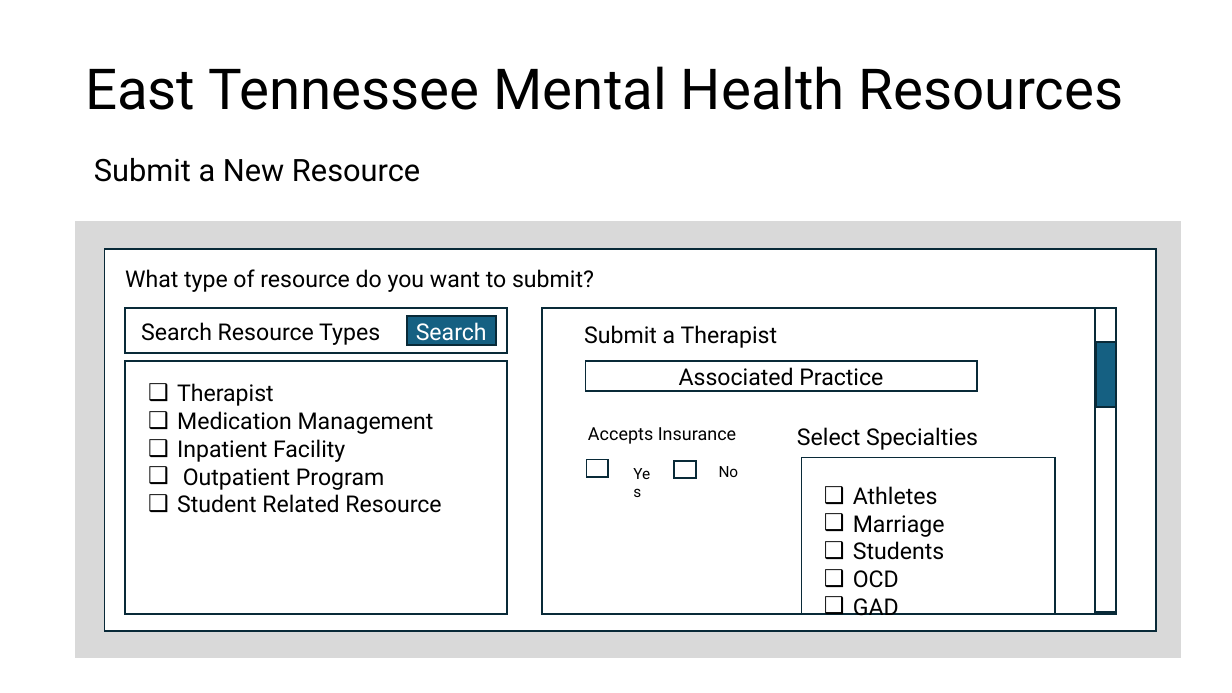
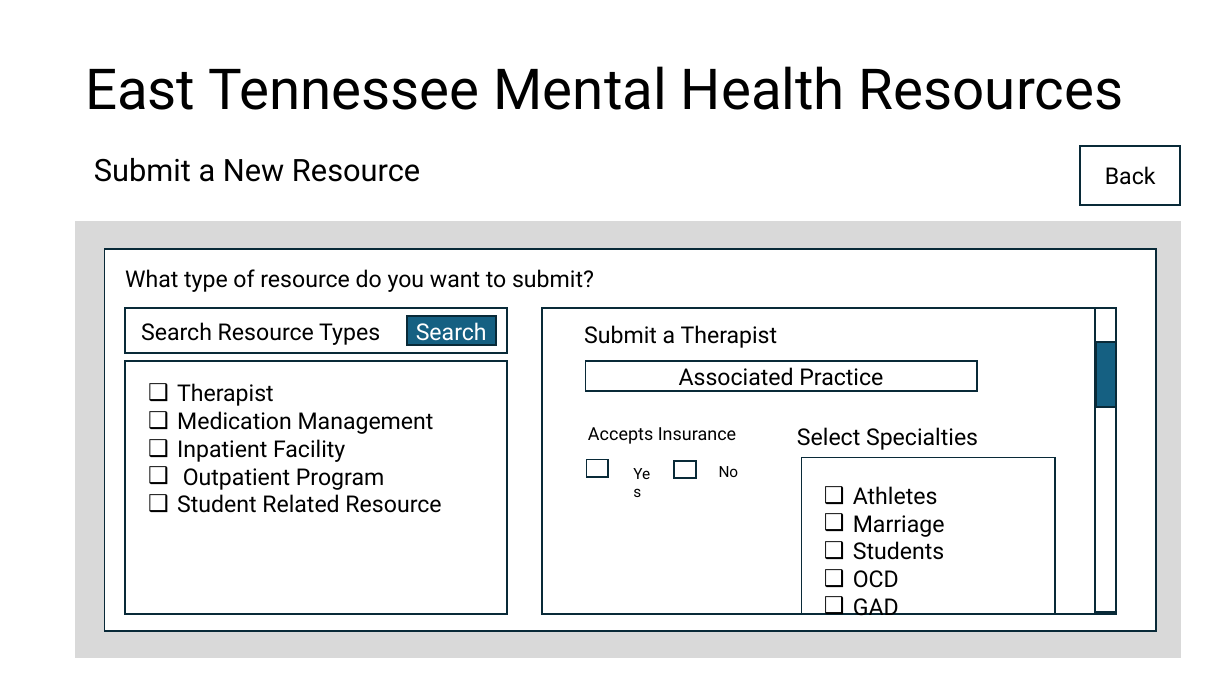
Before and after one commit to ReislerJ/East_TN_MH_Resources, a slide deck: slide 8 of Mock Slides.pptx. Drawn at 1232x693 pixels with LibreOffice and Linux fonts; fonts in the diff are those of the drawing; background and template pictures are left out. Boxes give left, top, right and bottom in pixels: in the first picture for what was removed or moved away, otherwise in the second. Text is boxed around its words. In the diff, an @@ line names an element or a change of style, - is before the commit and + after.

```diff
--- a/Mock Slides.pptx
+++ b/Mock Slides.pptx
@@ rectangle added at (1080, 146, 1180, 205), fill #FFFFFF, outline #092A39 1.5 pt, 18 pt, text #000000 @@
+Back
```
Also in this commit, not shown: 6 other slides changed, 2 slides added, 1 other file.
